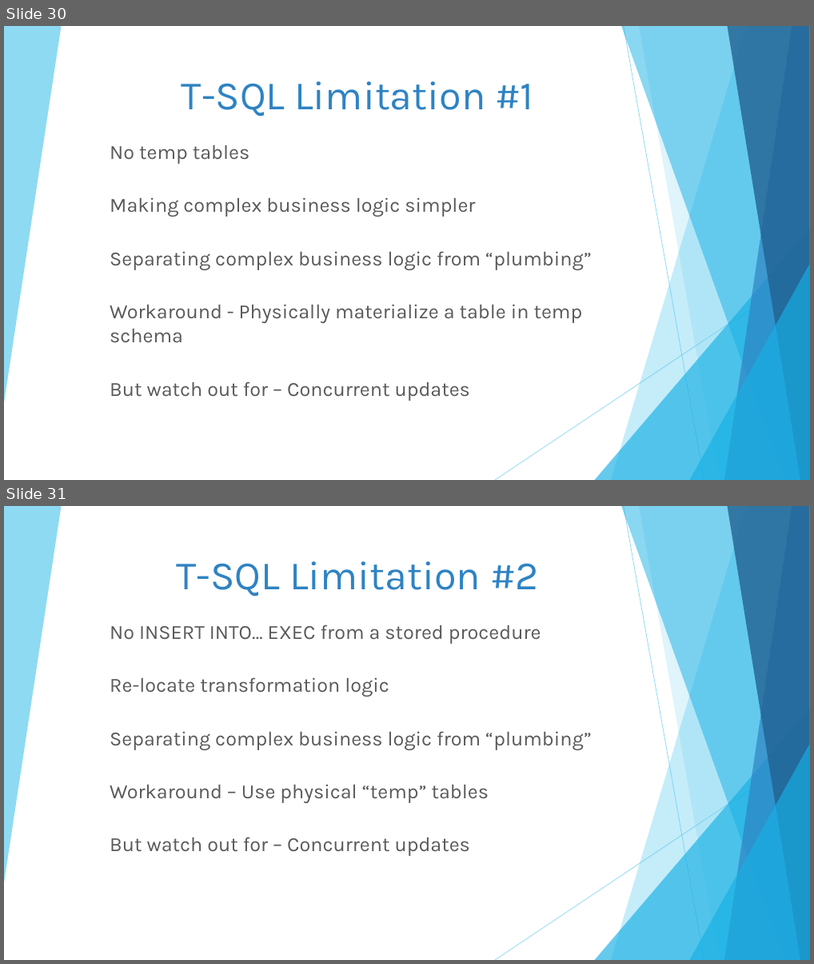
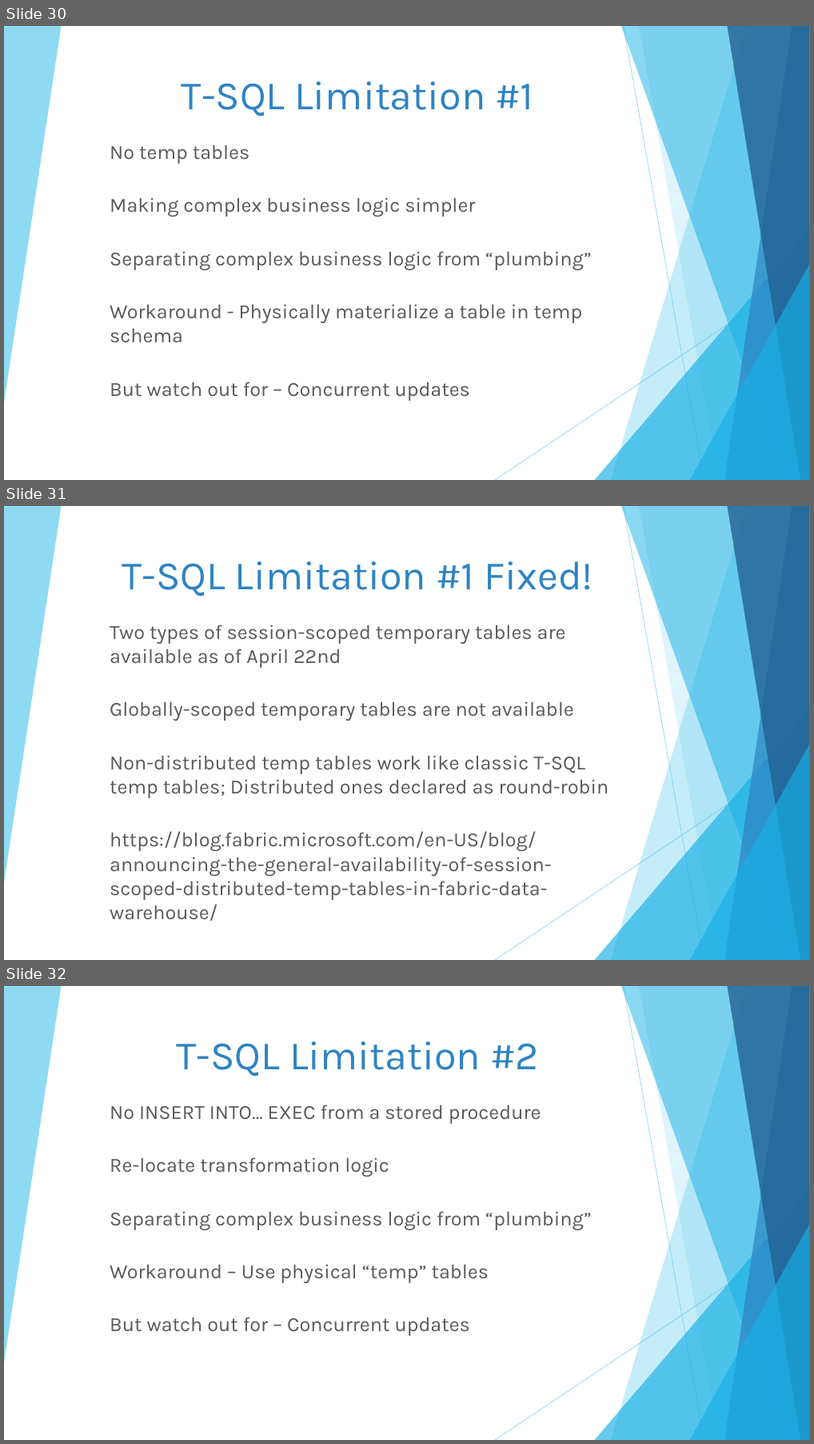
Before and after one commit to DrJekyll325/Presentations, a slide deck: Microsoft Fabric/Tips and Tricks for Microsoft Fabric Data Warehouse/20250503 - SQL Saturday Jacksonville - Tips and Tricks for Microsoft Fabric Data Warehouse.pptx. Shown one above the other, each under a label of ours: slides 30 and 31 before the commit, slides 30, 31 and 32 after it. The pictures are 814x964 and 814x1444 pixels, drawn with LibreOffice and Linux fonts; fonts in the diff are those of the drawing. Boxes give left, top, right and bottom in pixels: in the first picture for what was removed or moved away, otherwise in the second. Text is boxed around its words. In the diff, an @@ line names an element or a change of style, - is before the commit and + after.

Commit message:
Updated for SQL Saturday Jacksonville 2025

```diff
--- a/Microsoft Fabric/Tips and Tricks for Microsoft Fabric Data Warehouse/20250503 - SQL Saturday Jacksonville - Tips and Tricks for Microsoft Fabric Data Warehouse.pptx
+++ b/Microsoft Fabric/Tips and Tricks for Microsoft Fabric Data Warehouse/20250503 - SQL Saturday Jacksonville - Tips and Tricks for Microsoft Fabric Data Warehouse.pptx
@@ slide 31 added at box(4, 506, 810, 960), background #FFFFFF; not listed: 10 template elements that a slide beside it also shows @@
@@ title added at box(122, 561, 594, 596), 48 pt, text #2E83C3 @@
+T-SQL Limitation #1 Fixed!
@@ subtitle added at box(110, 624, 610, 920), 24 pt, text #595959 @@
+Two types of session-scoped temporary tables are available as of April 22nd
+Globally-scoped temporary tables are not available
+Non-distributed temp tables work like classic T-SQL temp tables; Distributed ones declared as round-robin
+https://blog.fabric.microsoft.com/en-US/blog/announcing-the-general-availability-of-session-scoped-distributed-temp-tables-in-fabric-data-warehouse/
@@ what was slide 31 is now slide 32 @@
```
